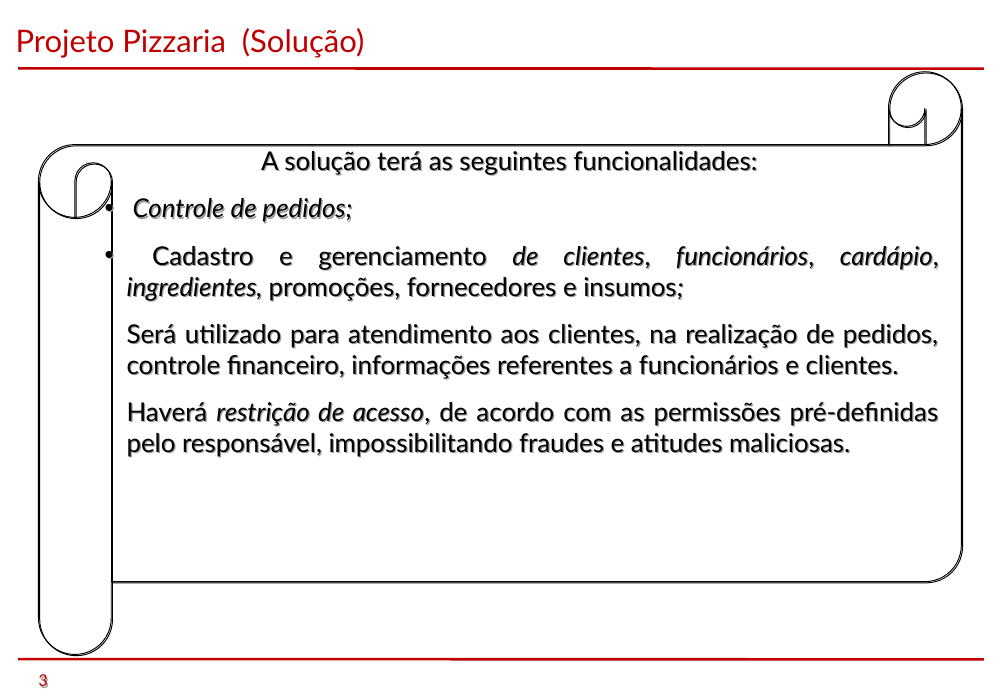
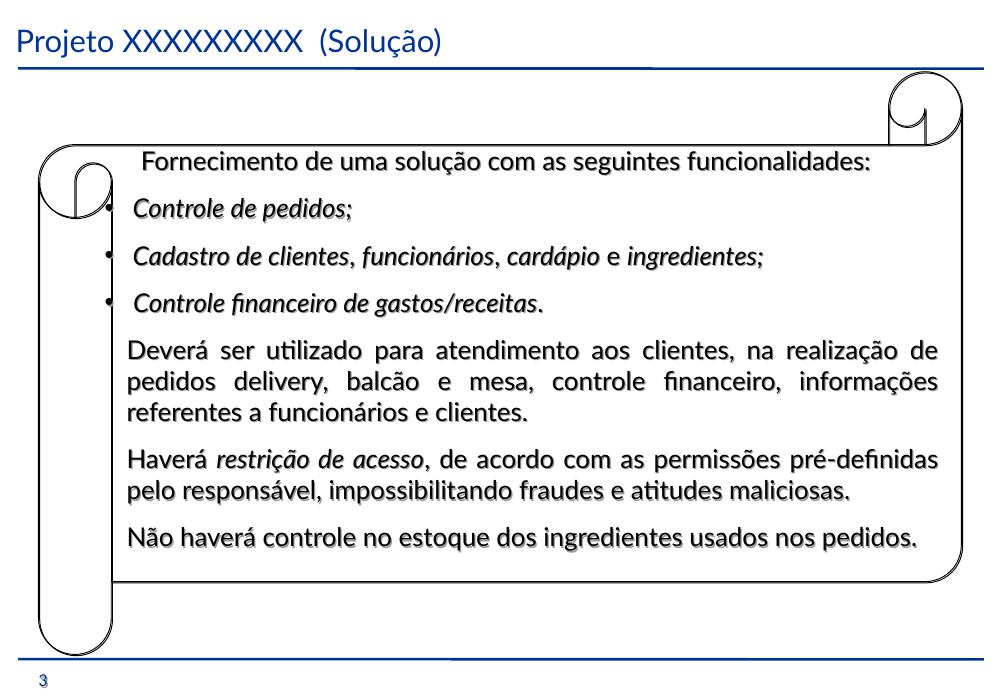
Before and after one commit to Peridian/tcmpizzaria, a slide deck: slide 3 of trunk/GiovanellisPizzariaEntrega1S/TCM - Pizzaria - Semestre 1 - 2014/PTCC/Apresentação/Pizzaria.ppt. Drawn at 1008x698 pixels with LibreOffice and Linux fonts; fonts in the diff are those of the drawing; background and template pictures are left out. Boxes give left, top, right and bottom in pixels: in the first picture for what was removed or moved away, otherwise in the second. Text is boxed around its words. In the diff, an @@ line names an element or a change of style, - is before the commit and + after.

```diff
--- a/trunk/GiovanellisPizzariaEntrega1S/TCM - Pizzaria - Semestre 1 - 2014/PTCC/Apresentação/Pizzaria.ppt
+++ b/trunk/GiovanellisPizzariaEntrega1S/TCM - Pizzaria - Semestre 1 - 2014/PTCC/Apresentação/Pizzaria.ppt
@@ text at (16,28,441,58): text changed; text colour #C00000 to #003399 @@
-Projeto Pizzaria (Solução)
+Projeto XXXXXXXXX (Solução)
@@ line (18, 68) - (983, 69): stroke #C00000 2.01 pt to #003399 2.01 pt @@
@@ text at (141,151,871,175): text changed @@
-A solução terá as seguintes funcionalidades:
+Fornecimento de uma solução com as seguintes funcionalidades:
@@ text at (127,246,938,422): text changed @@
-  • Cadastro e gerenciamento de clientes, funcionários, cardápio, ingredientes, promoções, fornecedores e insumos;
-  Será utilizado para atendimento aos clientes, na realização de pedidos, controle financeiro, informações referentes a funcionários e clientes.
+  • Cadastro de clientes, funcionários, cardápio e ingredientes;
+  • Controle financeiro de gastos/receitas.
+  Deverá ser utilizado para atendimento aos clientes, na realização de pedidos delivery, balcão e mesa, controle financeiro, informações referentes a funcionários e clientes.
@@ text at (127,527,917,551): paragraph added @@
+  Não haverá controle no estoque dos ingredientes usados nos pedidos.
@@ line (18, 658) - (983, 659): stroke #C00000 2.01 pt to #003399 2.01 pt @@
@@ text "3" at (38,674,47,688): text colour #C00000 to #003399 @@
```
Also in this commit, not shown: 7 other slides changed, 1 slide added, 4 slides removed.
